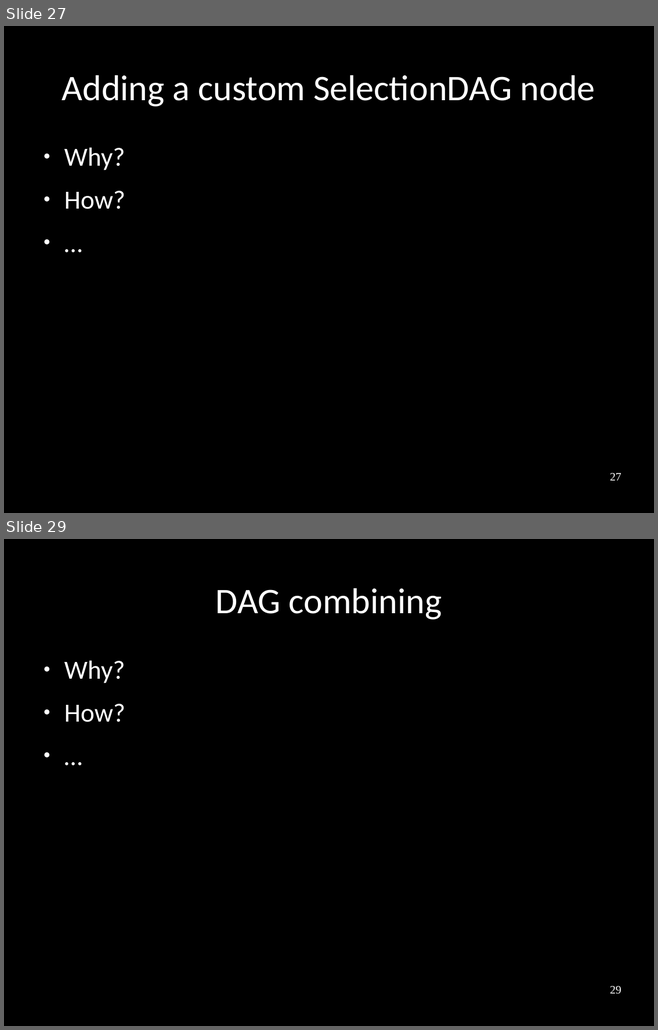
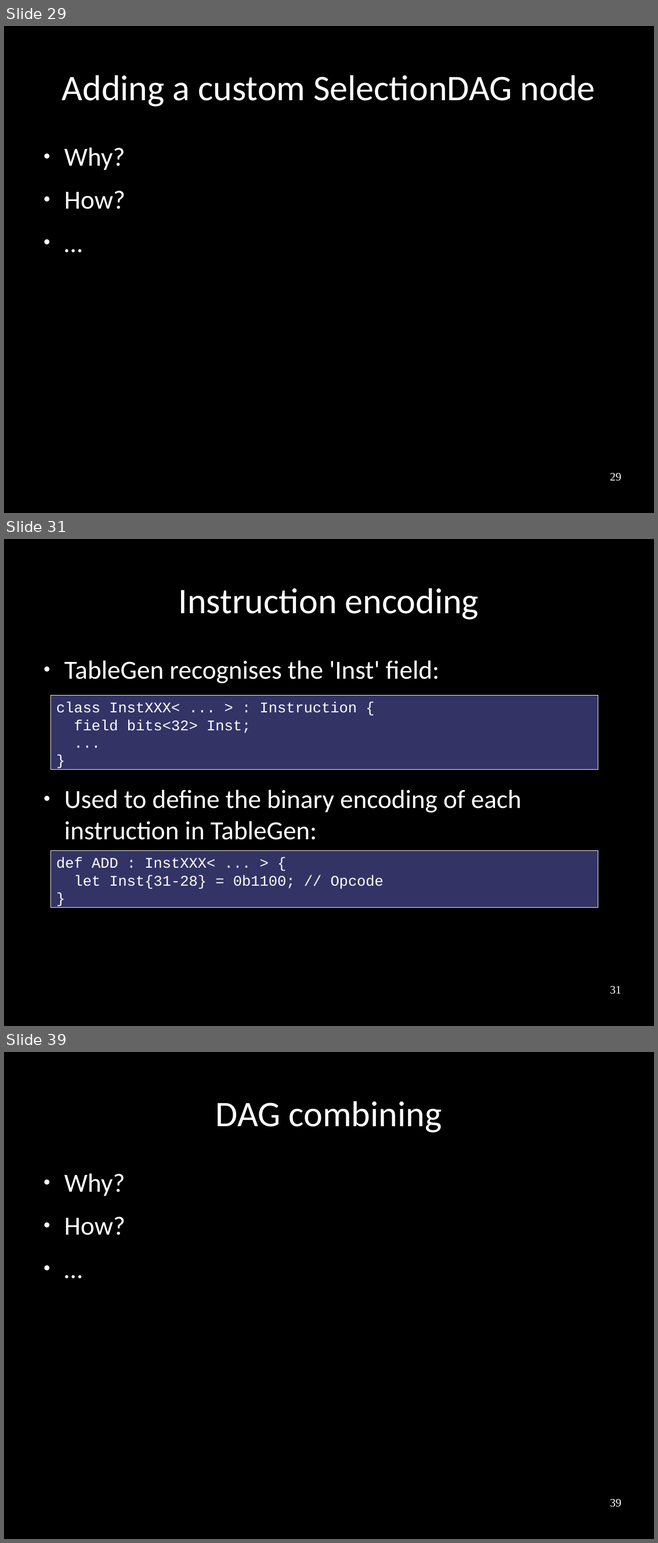
Before and after one commit to frasercrmck/llvm-leg, a slide deck: docs/Codeplay/Slides.odp. Shown one above the other, each under a label of ours: slides 27 and 29 before the commit, slides 29, 31 and 39 after it; the slides between them are not shown. The pictures are 658x1030 and 658x1543 pixels, drawn with LibreOffice and Linux fonts; fonts in the diff are those of the drawing. Boxes give left, top, right and bottom in pixels: in the first picture for what was removed or moved away, otherwise in the second. Text is boxed around its words. In the diff, an @@ line names an element or a change of style, - is before the commit and + after.

```diff
--- a/docs/Codeplay/Slides.odp
+++ b/docs/Codeplay/Slides.odp
@@ slide 31 added at [4,539,654,1026], background #000000 @@
@@ title added at [179,588,478,620], 44 pt, text #FFFFFF @@
+Instruction encoding
@@ text added at [64,660,521,840], 32 pt, text #FFFFFF @@
+● TableGen recognises the 'Inst' field:
+● Used to define the binary encoding of each instruction in TableGen:
@@ rectangle added at [50,695,598,769], fill #333366, outline #E6E6E6 0 pt, 18 pt, text #FFFFFF @@
+class InstXXX< ... > : Instruction {
+field bits<32> Inst;
+...
+}
@@ rectangle added at [50,851,598,908], fill #333366, outline #E6E6E6 0 pt, 18 pt, text #FFFFFF @@
+def ADD : InstXXX< ... > {
+let Inst{31-28} = 0b1100; // Opcode
+}
@@ page number added at [610,986,621,994], 14 pt, text #FFFFFF @@
+31
@@ what was slide 27 is now slide 29 @@
@@ page number at [610,473,621,481]: text changed @@
-27
+29
@@ what was slide 29 is now slide 39 @@
@@ page number at [610,1499,621,1507]: text changed @@
-29
+39
```
Also in this commit, not shown: 4 slides changed, 9 other slides added.
